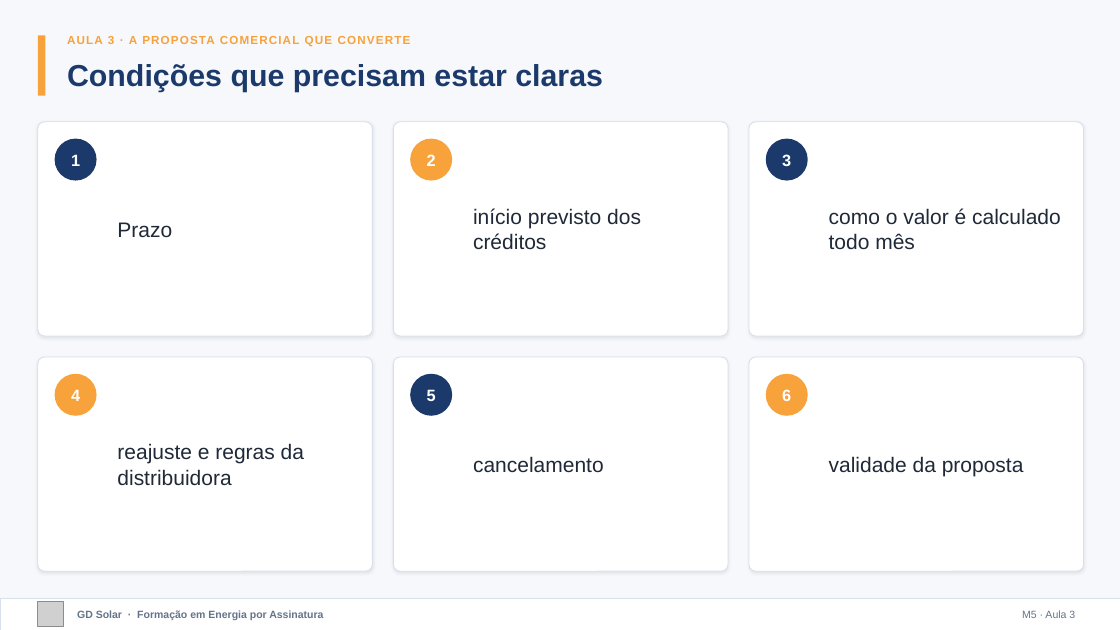
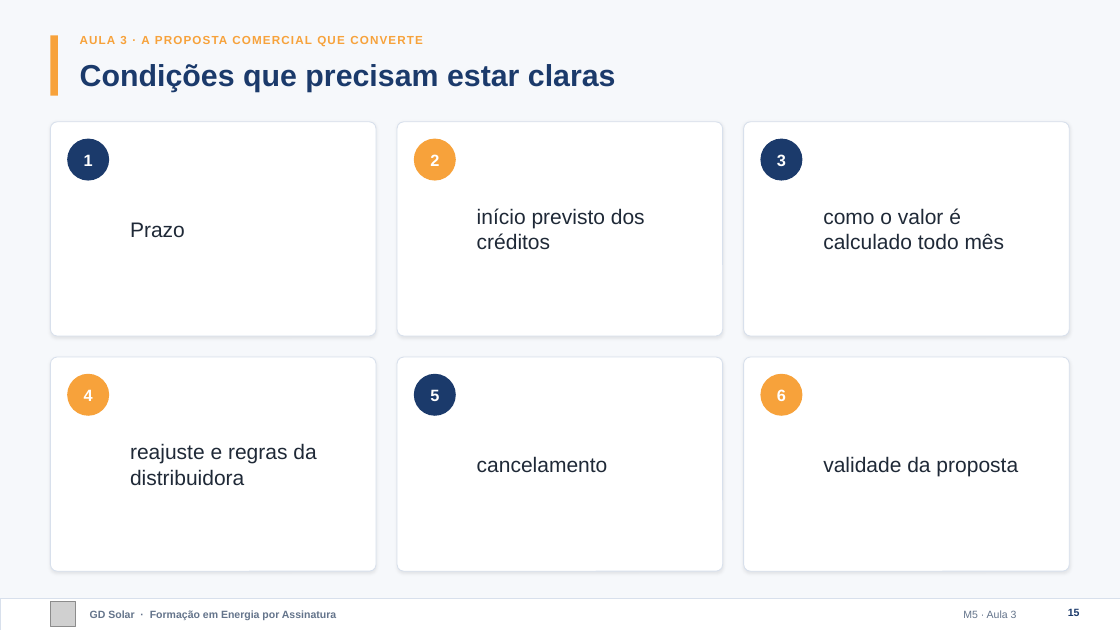
Before and after one commit to marcelo-braga-dev/casaverde, a slide deck: slide 15 of docs/curso/slides/m05-comercial.pptx. Drawn at 1120x630 pixels with LibreOffice and Linux fonts; fonts in the diff are those of the drawing; grey boxes stand for pictures. Boxes give left, top, right and bottom in pixels: in the first picture for what was removed or moved away, otherwise in the second. Text is boxed around its words. In the diff, an @@ line names an element or a change of style, - is before the commit and + after.

```diff
--- a/docs/curso/slides/m05-comercial.pptx
+++ b/docs/curso/slides/m05-comercial.pptx
@@ text "Condições que precisam estar claras": place and size @@
-text "Condições que precisam estar claras" at [67, 64, 603, 92]
+text "Condições que precisam estar claras" at [80, 64, 616, 92]
@@ rounded rectangle: place and size @@
-rounded rectangle at [38, 122, 372, 336]
+rounded rectangle at [50, 122, 376, 336]
@@ text "Prazo": place and size @@
-text "Prazo" at [117, 222, 172, 238]
+text "Prazo" at [130, 222, 185, 237]
@@ rounded rectangle: place and size @@
-rounded rectangle at [393, 122, 728, 336]
+rounded rectangle at [397, 122, 723, 336]
@@ ellipse: place and size @@
-ellipse at [410, 139, 452, 181]
+ellipse at [414, 139, 456, 181]
@@ text "início previsto dos créditos": place and size @@
-text "início previsto dos créditos" at [473, 208, 641, 249]
+text "início previsto dos créditos" at [477, 208, 645, 250]
@@ rounded rectangle: place and size @@
-rounded rectangle at [749, 122, 1084, 336]
+rounded rectangle at [744, 122, 1070, 336]
@@ text "como o valor é calculado ..." rewrapped from [829, 208, 1061, 250] to [823, 208, 1005, 250] @@
@@ rounded rectangle: place and size @@
-rounded rectangle at [38, 357, 372, 571]
+rounded rectangle at [50, 357, 376, 571]
@@ rounded rectangle: place and size @@
-rounded rectangle at [393, 357, 728, 571]
+rounded rectangle at [397, 357, 723, 571]
@@ rounded rectangle: place and size @@
-rounded rectangle at [749, 357, 1084, 571]
+rounded rectangle at [744, 357, 1070, 571]
@@ 3 texts, 2 ellipses, 1 picture, 1 rectangle: place and size @@
-3 texts, 2 ellipses, 1 picture, 1 rectangle at [38, 35, 411, 627]
+3 texts, 2 ellipses, 1 picture, 1 rectangle at [50, 35, 423, 627]
@@ text "reajuste e regras da distribuidora": place and size @@
-text "reajuste e regras da distribuidora" at [117, 443, 304, 486]
+text "reajuste e regras da distribuidora" at [130, 443, 316, 485]
@@ ellipse: place and size @@
-ellipse at [410, 374, 452, 416]
+ellipse at [414, 374, 456, 416]
@@ text "cancelamento": place and size @@
-text "cancelamento" at [473, 456, 604, 473]
+text "cancelamento" at [477, 456, 608, 473]
@@ 2 texts, 2 ellipses: place and size @@
-2 texts, 2 ellipses at [766, 139, 808, 416]
+2 texts, 2 ellipses at [760, 139, 802, 416]
@@ text "validade da proposta": place and size @@
-text "validade da proposta" at [829, 456, 1024, 477]
+text "validade da proposta" at [823, 456, 1018, 477]
@@ text "GD Solar · Formação em ...": place and size @@
-text "GD Solar · Formação em ..." at [77, 610, 323, 620]
+text "GD Solar · Formação em ..." at [90, 610, 336, 620]
@@ text "M5 · Aula 3": place and size @@
-text "M5 · Aula 3" at [1022, 610, 1075, 618]
+text "M5 · Aula 3" at [963, 610, 1017, 618]
@@ page number added at [1068, 608, 1080, 616], 9 pt, text #1B3A6B, bold @@
+15
```
Also in this commit, not shown: 31 other slides changed, 13 other files.
